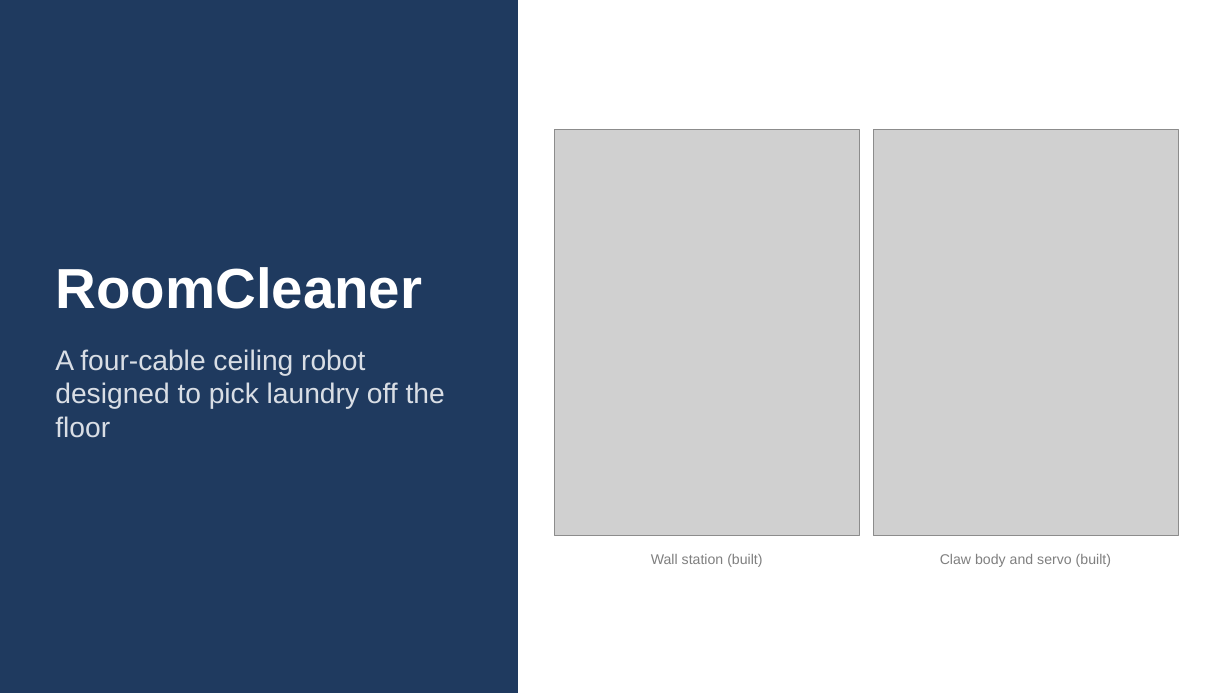
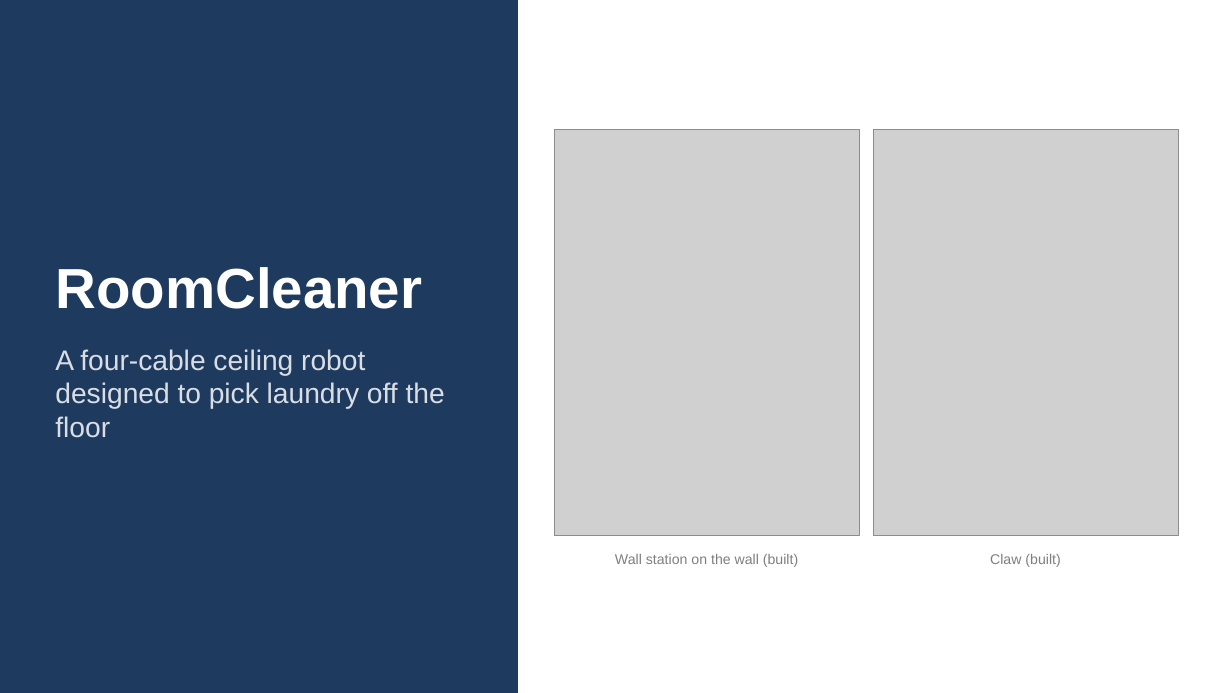
Before and after one commit to Jaspario1199/RoomCleaner, a slide deck: slide 3 of docs/presentation/deck_v8/RoomCleaner_Buntinx_Oct27_v8.pptx. Drawn at 1232x693 pixels with LibreOffice and Linux fonts; fonts in the diff are those of the drawing; grey boxes stand for pictures. Boxes give left, top, right and bottom in pixels: in the first picture for what was removed or moved away, otherwise in the second. Text is boxed around its words. In the diff, an @@ line names an element or a change of style, - is before the commit and + after.

```diff
--- a/docs/presentation/deck_v8/RoomCleaner_Buntinx_Oct27_v8.pptx
+++ b/docs/presentation/deck_v8/RoomCleaner_Buntinx_Oct27_v8.pptx
@@ text at (615, 554, 798, 567): text changed @@
-Wall station (built)
+Wall station on the wall (built)
@@ text at (990, 554, 1060, 567): text changed @@
-Claw body and servo (built)
+Claw (built)
```
Also in this commit, not shown: 3 other slides changed, 11 other files.
